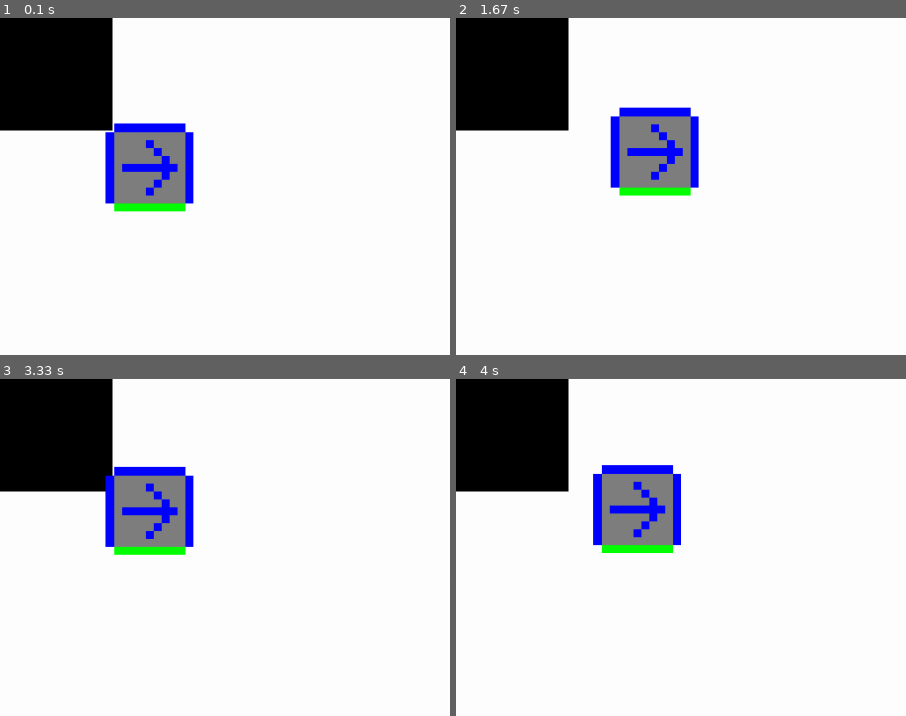
Above: before the commit, frames 1-4 (two rows, left to right).
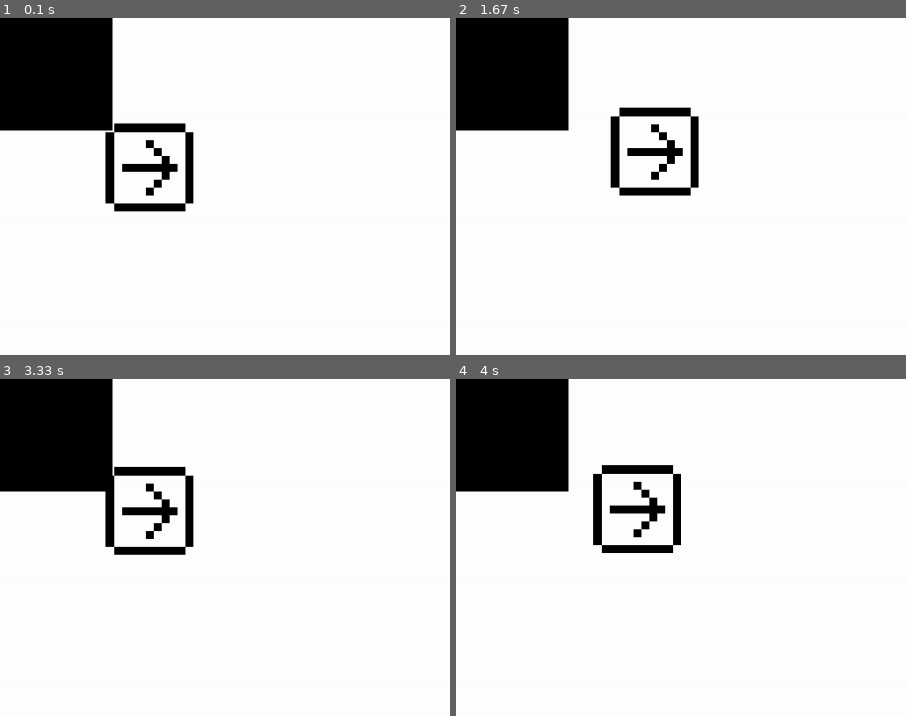
Above: after the commit, the same moments.

Repository: tydaeus/pygame-experimentation
Game: pygame game, started from experimentation.py
Same seed, same stepped clock (60 frames per second), same inputs: the game is played once before the commit and once after it.
Inputs:
- Up to frame 1 (0.1 s): no input
- Up to frame 2 (1.67 s): hold Right 0.33-0.8 s; hold Up 0.83-1.13 s; hold Right 1.17-1.63 s
- Up to frame 3 (3.33 s): hold Left 1.67-2.2 s; hold Down 2.23-2.53 s; hold Left 2.57-2.97 s; hold Up from 3 s (still down)
- Up to frame 4 (4 s): release Up at 3.37 s; hold Right from 3.4 s (still down)
The pictures show only the part of the screen within x 0-50%, y 0-50%; the shares and areas given below are measured in that part.

The runs differ from the first frame. In frame 1, 5.0% of the frame differs, in the area x 23-44%, y 31-58%; in frame 2, 5.0%; in frame 3, 5.0%; in frame 4, 4.9%.

Commit message:
add block image, color changes

Diff:
--- a/image_loader.py
+++ b/image_loader.py
@@ -3,40 +3,6 @@
 """
 import pygame
 
-
-_red = pygame.Color(255, 0, 0, 255)
-_green = pygame.Color(0, 255, 0, 255)
-_blue = pygame.Color(0, 0, 255, 255)
-_clear = pygame.Color(0, 0, 0, 0)
-_black = pygame.Color(0, 0, 0, 255)
-_white = pygame.Color(255, 255, 255, 255)
-_gray = pygame.Color(128, 128, 128, 255)
-
-_images = {
-    'test' :
-"""
-+-----------+
-| ######### |
-|#.........#|
-|#....#....#|
-|#.....#...#|
-|#......#..#|
-|#.#######.#|
-|#......#..#|
-|#.....#...#|
-|#....#....#|
-|#.........#|
-| ========= |
-+-----------+
-"""
-}
-
-_default_text_palette = {
-    '#': _blue,
-    '=': _green,
-    ' ': _clear,
-    '.': _gray
-}
 
 class _TextImageParser:
     """
@@ -113,6 +79,25 @@
 
 _textImageParser = _TextImageParser()
 
+_red = pygame.Color(255, 0, 0, 255)
+_green = pygame.Color(0, 255, 0, 255)
+_blue = pygame.Color(0, 0, 255, 255)
+_clear = pygame.Color(0, 0, 0, 0)
+_black = pygame.Color(0, 0, 0, 255)
+_white = pygame.Color(255, 255, 255, 255)
+_gray = pygame.Color(128, 128, 128, 255)
+_lightgray = pygame.Color(200, 200, 200, 255)
+_darkgray = pygame.Color(100, 100, 100, 255)
+
+_default_text_palette = {
+    '#': _black,
+    '=': _green,
+    ' ': _clear,
+    ';': _darkgray,
+    ':': _lightgray,
+    '.': _white
+}
+
 def _convert_text_image_to_colorarray(text_image, text_palette=_default_text_palette):
     return _textImageParser.parse(text_image, text_palette)
 
@@ -145,3 +130,39 @@
         return _convert_color_array_to_surface(_convert_text_image_to_colorarray(_images[image_identifier]))
     else:
         raise UserWarning(f"Image matching '{image_identifier}' not found.")
+
+
+_images = {
+    'test' :
+"""
++-----------+
+| ######### |
+|#.........#|
+|#....#....#|
+|#.....#...#|
+|#......#..#|
+|#.#######.#|
+|#......#..#|
+|#.....#...#|
+|#....#....#|
+|#.........#|
+| ######### |
++-----------+
+""",
+    'block' :
+"""
++-----------+
+| ######### |
+|#:;;;.;;:;#|
+|#;;;::;;;;#|
+|#;;;;;;:;;#|
+|#;.;;;;;;.#|
+|#;;::;;;;;#|
+|#;;;;;;;;:#|
+|#;;.;;;;.;#|
+|#;;;::;;;;#|
+|#;;;;.;;:;#|
+| ######### |
++-----------+
+"""
+}
